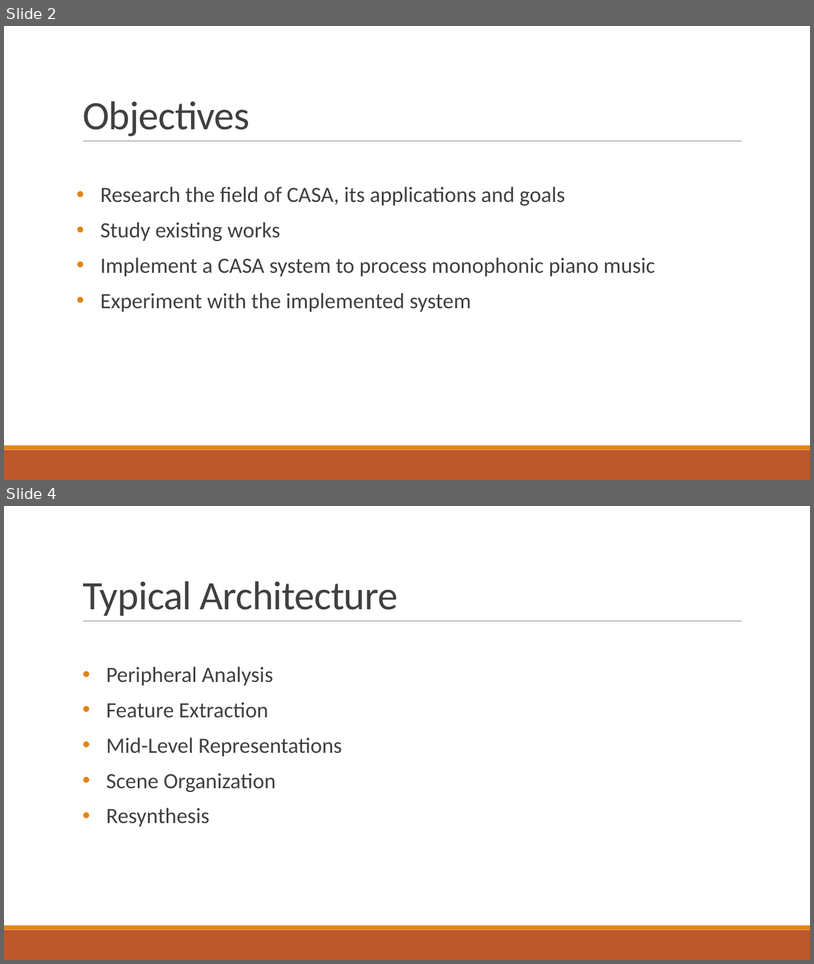
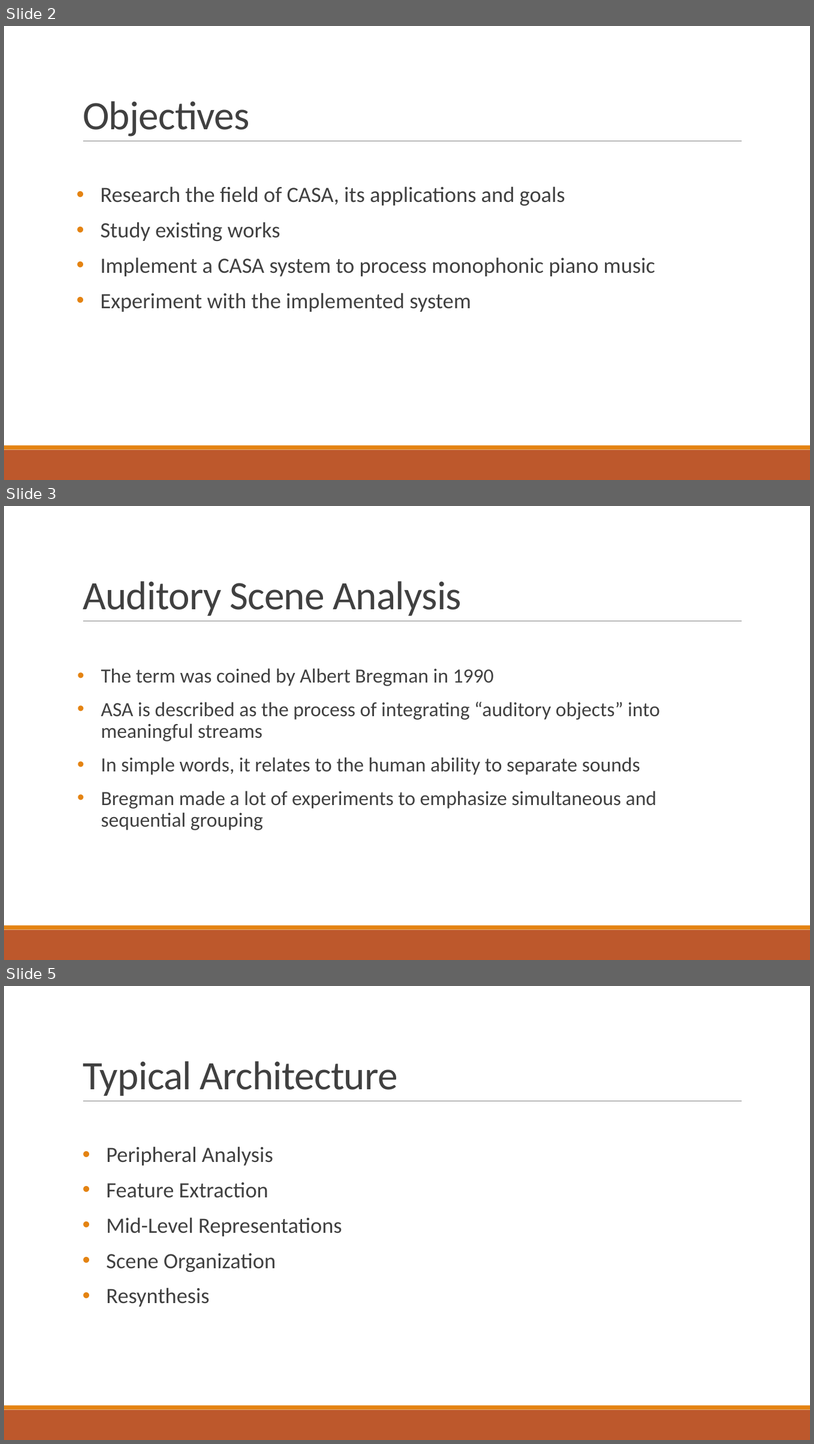
Before and after one commit to salveron/bachelors_thesis, a slide deck: presentation/presentation.pptx. Shown one above the other, each under a label of ours: slides 2 and 4 before the commit, slides 2, 3 and 5 after it; the slides between them are not shown. The pictures are 814x964 and 814x1444 pixels, drawn with LibreOffice and Linux fonts; fonts in the diff are those of the drawing. Boxes give left, top, right and bottom in pixels: in the first picture for what was removed or moved away, otherwise in the second. Text is boxed around its words. In the diff, an @@ line names an element or a change of style, - is before the commit and + after.

```diff
--- a/presentation/presentation.pptx
+++ b/presentation/presentation.pptx
@@ slide 3 added at <box>4,506,810,960</box>, background #FFFFFF; not listed: 3 template elements that a slide beside it also shows @@
@@ title added at <box>83,581,462,616</box>, 48 pt, text #404040 @@
+Auditory Scene Analysis
@@ text added at <box>101,668,660,830</box>, 24 pt, text #404040 @@
+• The term was coined by Albert Bregman in 1990
+• ASA is described as the process of integrating “auditory objects” into meaningful streams
+• In simple words, it relates to the human ability to separate sounds
+• Bregman made a lot of experiments to emphasize simultaneous and sequential grouping
@@ what was slide 4 is now slide 5 @@
```
Also in this commit, not shown: 2 slides changed, 2 other slides added.
